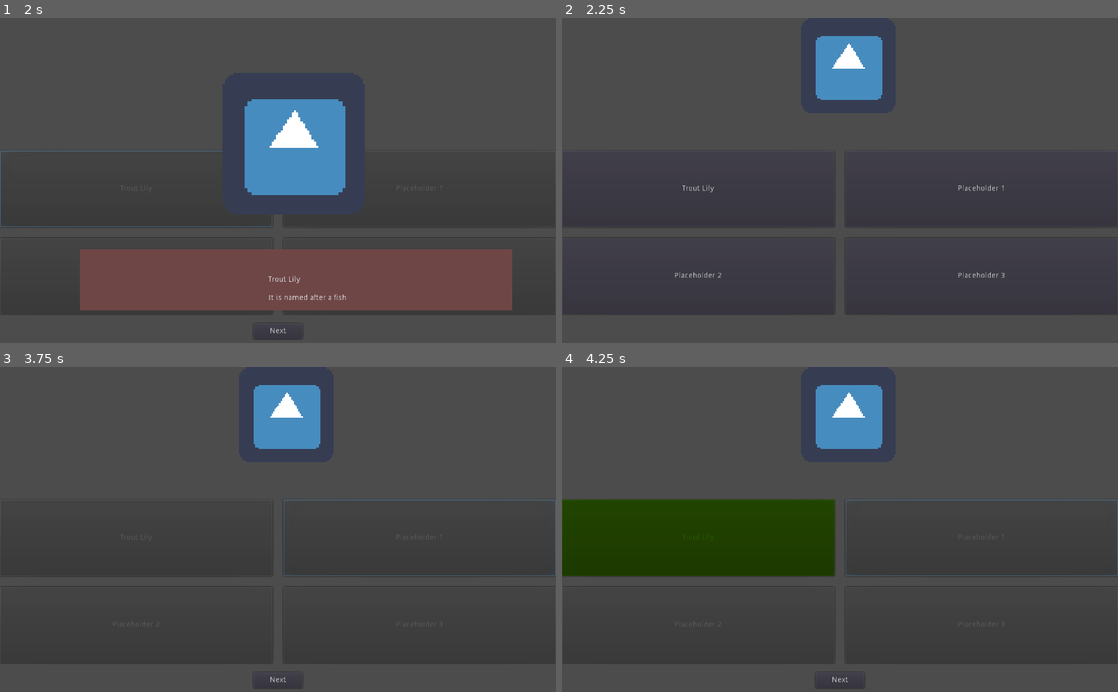
Above: before the commit, frames 1-4 (two rows, left to right).
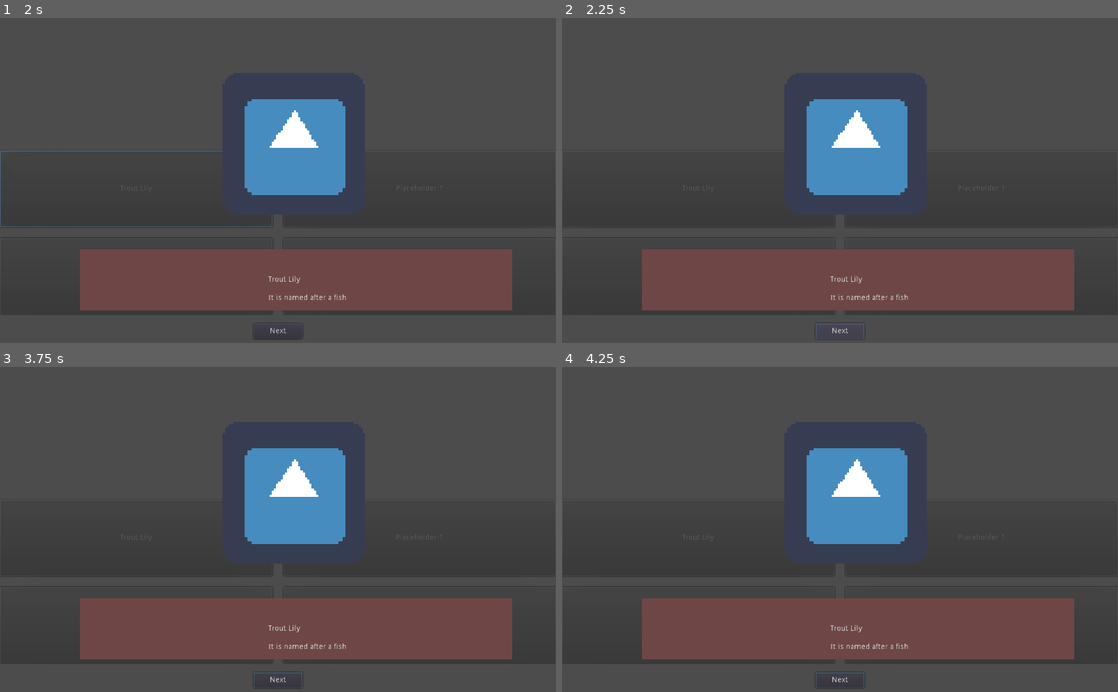
Above: after the commit, the same moments.

Repository: the-g-force/2021-April
Game: Godot game, scene res://src/GuessingGame.tscn
Same seed, same stepped clock (60 frames per second), same inputs: the game is played once before the commit and once after it. This scene is started directly instead of the project's main scene. The engine's default icon, where the game draws it, is replaced by a stand-in: a white triangle on a blue panel in a dark square.
Inputs (mouse positions are in pixels of both pictures, inside the frame that each line leads up to):
- Up to frame 1 (2 s): click "Trout Lily" at 0.5 s
- Up to frame 2 (2.25 s): click "Next" at 2 s
- Up to frame 3 (3.75 s): click (278, 679) at 2.75 s, where only the run after the commit has a clickable "Next"; click (417, 539) at 3.5 s, where only the run before the commit has a clickable "Placeholder 1"
- Up to frame 4 (4.25 s): no input

Frame 1 is identical in both runs. In frame 2, 22% of the frame differs, in the area x 14-93%, y 5-99%; in frame 3, 22%; in frame 4, 33%, in the area x 0-100%, y 5-99%.

Commit message:
Fix mouse handling

Diff:
--- a/project/src/GuessingGame.gd
+++ b/project/src/GuessingGame.gd
@@ -1,4 +1,6 @@
 extends Control
+
+signal next
 
 const FLOWERS = [
 	{
@@ -66,5 +68,4 @@
 
 
 func _on_NextButton_pressed():
-	print("TODO: Figure out the next thing to go to, and go there")
-	get_tree().change_scene_to(load("res://src/GuessingGame.tscn"))
+	emit_signal("next")
--- a/project/src/GuessingGame.tscn
+++ b/project/src/GuessingGame.tscn
@@ -67,6 +67,18 @@
 "update": 1,
 "values": [ true ]
 }
+tracks/5/type = "value"
+tracks/5/path = NodePath("FactContainer:visible")
+tracks/5/interp = 1
+tracks/5/loop_wrap = true
+tracks/5/imported = false
+tracks/5/enabled = true
+tracks/5/keys = {
+"times": PoolRealArray( 0.5 ),
+"transitions": PoolRealArray( 1 ),
+"update": 1,
+"values": [ true ]
+}
 
 [node name="GuessingGame" type="Control"]
 anchor_right = 1.0
@@ -125,6 +137,7 @@
 }
 
 [node name="FactContainer" type="Control" parent="."]
+visible = false
 modulate = Color( 1, 1, 1, 0 )
 anchor_left = 0.144
 anchor_top = 0.711
@@ -134,7 +147,7 @@
 margin_top = -0.0472107
 margin_right = -0.128052
 margin_bottom = 0.152771
-mouse_filter = 2
+mouse_filter = 1
 __meta__ = {
 "_edit_use_anchors_": true
 }
@@ -142,6 +155,7 @@
 [node name="FactBackground" type="ColorRect" parent="FactContainer"]
 anchor_right = 1.0
 anchor_bottom = 1.0
+mouse_filter = 1
 color = Color( 0.435294, 0.27451, 0.27451, 1 )
 __meta__ = {
 "_edit_use_anchors_": false
@@ -152,6 +166,7 @@
 margin_top = 49.0
 margin_right = 450.0
 margin_bottom = 63.0
+mouse_filter = 1
 text = "Sample fact text"
 
 [node name="SolutionHighlightingTimer" type="Timer" parent="."]
@@ -165,6 +180,9 @@
 margin_right = 556.755
 margin_bottom = 593.0
 text = "Next"
+__meta__ = {
+"_edit_use_anchors_": false
+}
 
 [connection signal="timeout" from="SolutionHighlightingTimer" to="SolutionHighlightingTimer" method="_on_SolutionHighlightingTimer_timeout"]
 [connection signal="pressed" from="NextButton" to="." method="_on_NextButton_pressed"]
